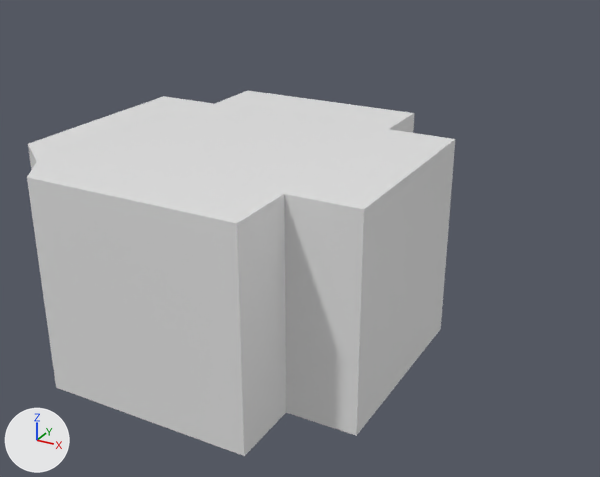
A saved change to the Blender file blender/cube.blend.
Before and after are seen from a 50 mm camera at (223.0, -386.0, 243.0) aimed at (-45.0, 102.0, -1.0). Lighting does not change. The marker at lower left points along +X, +Y and +Z.

In view in the first picture: 'Plus'.
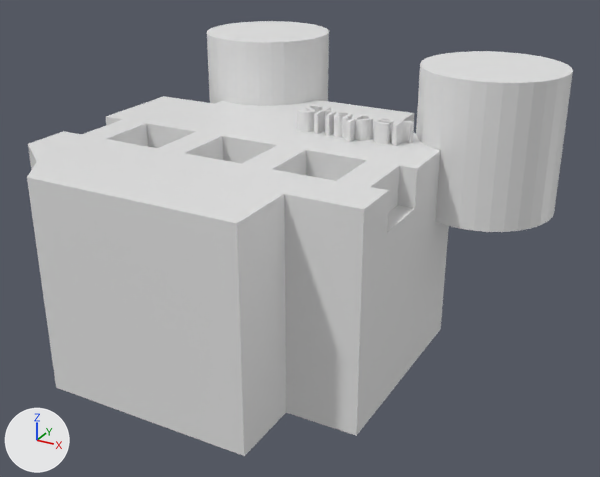
ob_array_of_cubes is not drawn itself; it is used by a modifier of ob_plus.

Scene script edits in JSON lines:
```json
{"op": "add", "block": "me_cube_001", "code": ["me_cube_001 = bpy.data.meshes.new('Cube.001')", "me_cube_001.from_pydata(...)  # a box spanning x -1.5..1.5, y -1.5..1.5, z -1.5..1.5"]}
{"op": "add", "block": "ob_plus", "code": "_m = ob_plus.modifiers.new('Boolean', 'BOOLEAN')"}
{"op": "add", "block": "ob_plus", "code": "_m.object = ob_array_of_cubes"}
{"op": "remove", "block": "ob_minus", "code": "ob_minus.hide_set(True)  # its collection is switched off"}
{"op": "set", "path": "ob_minus.location", "old": "(0.0, 0.0, 74.4)", "new": "(68.5, 167.0, 74.4)"}
{"op": "remove", "block": "ob_minus_001", "code": "ob_minus_001.hide_set(True)  # its collection is switched off"}
{"op": "set", "path": "ob_minus_001.location", "old": "(-137.1, 88.7, 74.4)", "new": "(-134.0, 209.0, 74.4)"}
{"op": "remove", "block": "ob_text", "code": "ob_text.hide_set(True)  # its collection is switched off"}
{"op": "add", "block": "ob_array_of_cubes", "code": ["ob_array_of_cubes = bpy.data.objects.new('array of Cubes', me_cube_001)", "ob_array_of_cubes.location = (-205.4, 57.06, 70.55)", "ob_array_of_cubes.scale = (14.8, 14.8, 14.8)", "_m = ob_array_of_cubes.modifiers.new('Array', 'ARRAY')", "_m.count = 5", "_m.relative_offset_displace = (1.5, 0.0, 0.0)", "ob_array_of_cubes.hide_set(True)"]}
```

Location of each change, (x1, y1, x2, y2) in pixels of the pictures (600 x 477 px):
```json
{"object": "Plus", "change": "reshaped, modifiers changed", "before": [27, 91, 455, 456], "after": [27, 96, 449, 456]}
{"object": "Minus", "change": "shown", "after": [416, 51, 573, 232]}
{"object": "Minus.001", "change": "shown", "after": [207, 21, 329, 106]}
{"object": "Text", "change": "shown", "after": [297, 105, 414, 146]}
```
